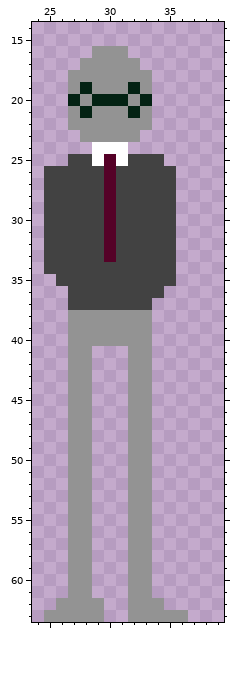
Pixel-art sprite: assets/graphics/michael.png. Above: the version before the commit.
The file is 64x64 pixels. Shown: x 24..39, y 14..63.
Once edited:
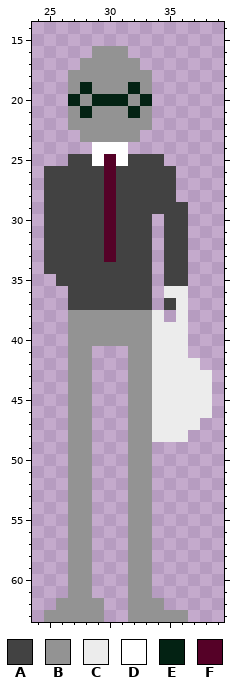
Palette (. is transparent): A #424242  B #939393  C #ececec  D #ffffff  E #032213  F #550127
Difference:
Colour A is added in rows 29 to 35 at x 36; in row 37 at x 35.
Colour C is added in row 36 at x 35 to 36; in row 37 at x 36; in row 38 at x 34 and 36; in rows 39 to 41 at x 34 to 36; in row 42 at x 34 to 37; in rows 43 to 46 at x 34 to 38.
Colour C is added in row 47 at x 34 to 37; in row 48 at x 34 to 36.
The edit erases colour A in rows 30 to 36 at x 34.
Where, in picture pixels (left, top, right, bottom), the same in both pictures:
changed: (152, 202, 212, 442)
